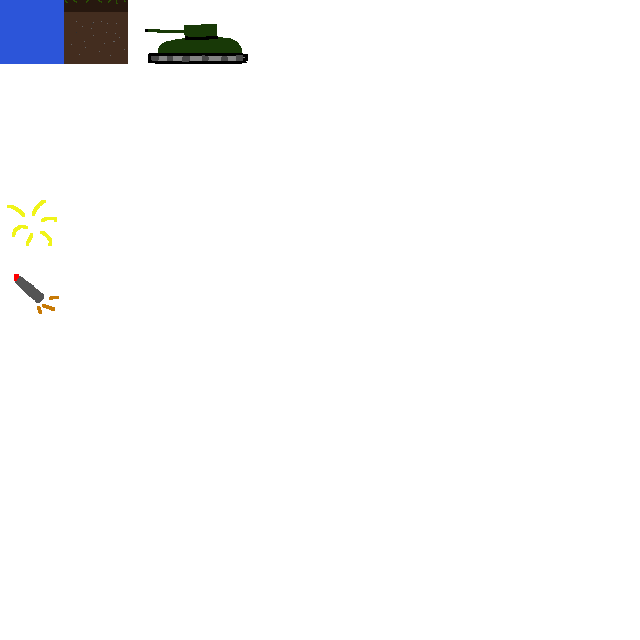
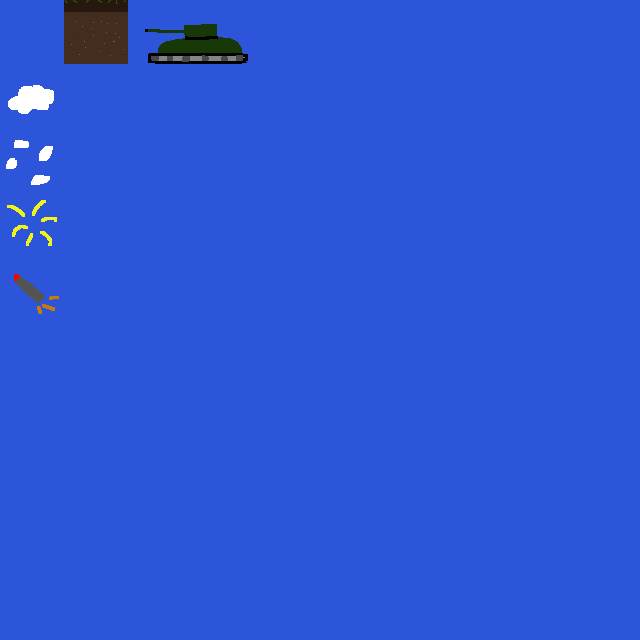
Layers edited between the first and the second (640, 640) image:
painted on "Background" over [0, 0, 640, 640]
